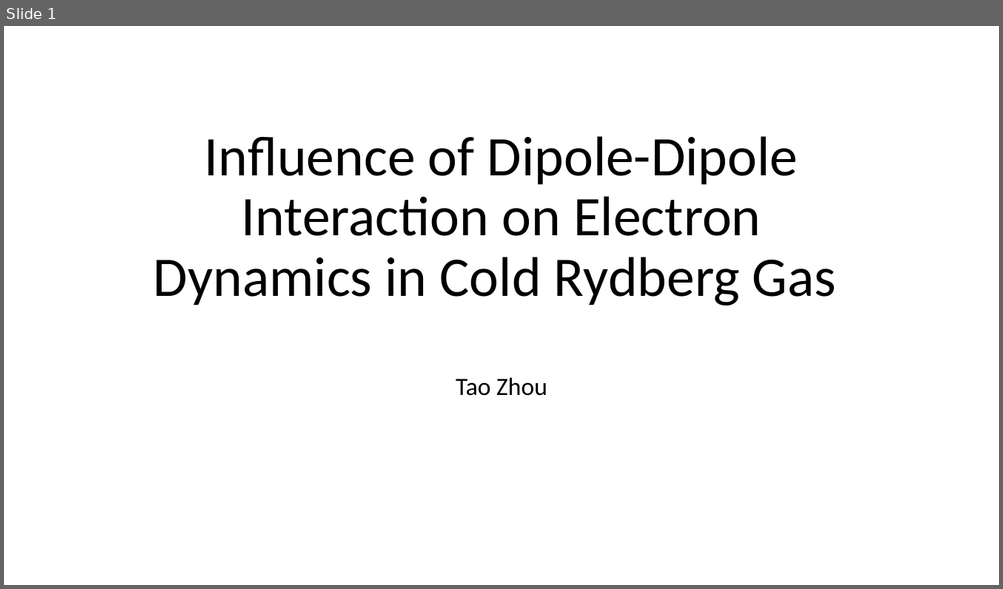
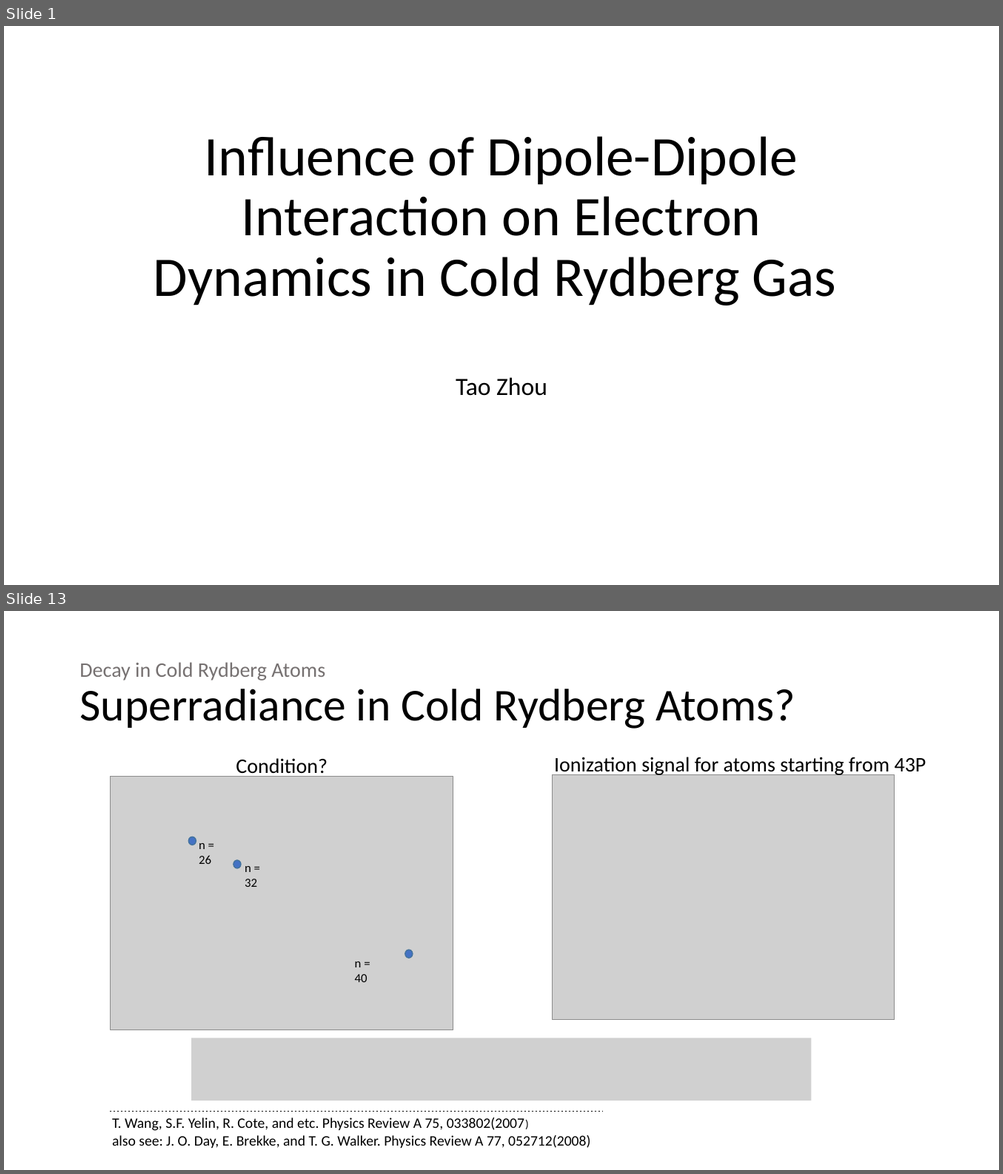
Before and after one commit to 545zhou/PHD-thesis, a slide deck: Presentation1.pptx. Shown one above the other, each under a label of ours: slide 1 before the commit, slides 1 and 13 after it; the slides between them are not shown. The pictures are 1003x589 and 1003x1174 pixels, drawn with LibreOffice and Linux fonts; fonts in the diff are those of the drawing; grey boxes stand for pictures. Boxes give left, top, right and bottom in pixels: in the first picture for what was removed or moved away, otherwise in the second. Text is boxed around its words. In the diff, an @@ line names an element or a change of style, - is before the commit and + after.

```diff
--- a/Presentation1.pptx
+++ b/Presentation1.pptx
@@ slide 13 added at (4, 611, 999, 1170), background #FFFFFF @@
@@ title added at (79, 662, 794, 729), 44 pt, text #000000 @@
+Decay in Cold Rydberg Atoms
+Superradiance in Cold Rydberg Atoms?
@@ text added at (236, 758, 327, 778), 20 pt, text #000000 @@
+Condition?
@@ text added at (554, 757, 926, 777), 20 pt, text #000000 @@
+Ionization signal for atoms starting from 43P
@@ picture added at (111, 777, 454, 1031) @@
@@ picture added at (552, 775, 894, 1021) @@
@@ group added at (188, 837, 413, 982): 3 ellipses, 3 texts @@
+n = 26
+n = 32
+n = 40
@@ picture added at (191, 1039, 811, 1101) @@
@@ line added from (109, 1112) to (603, 1112), #000000 0.5 pt dashed @@
@@ text added at (112, 1118, 590, 1148), 14 pt, text #000000 @@
+T. Wang, S.F. Yelin, R. Cote, and etc. Physics Review A 75, 033802(2007)
+also see: J. O. Day, E. Brekke, and T. G. Walker. Physics Review A 77, 052712(2008)
```
Also in this commit, not shown: 2 slides changed, 27 other slides added, 1 slide removed, 2 other files.
